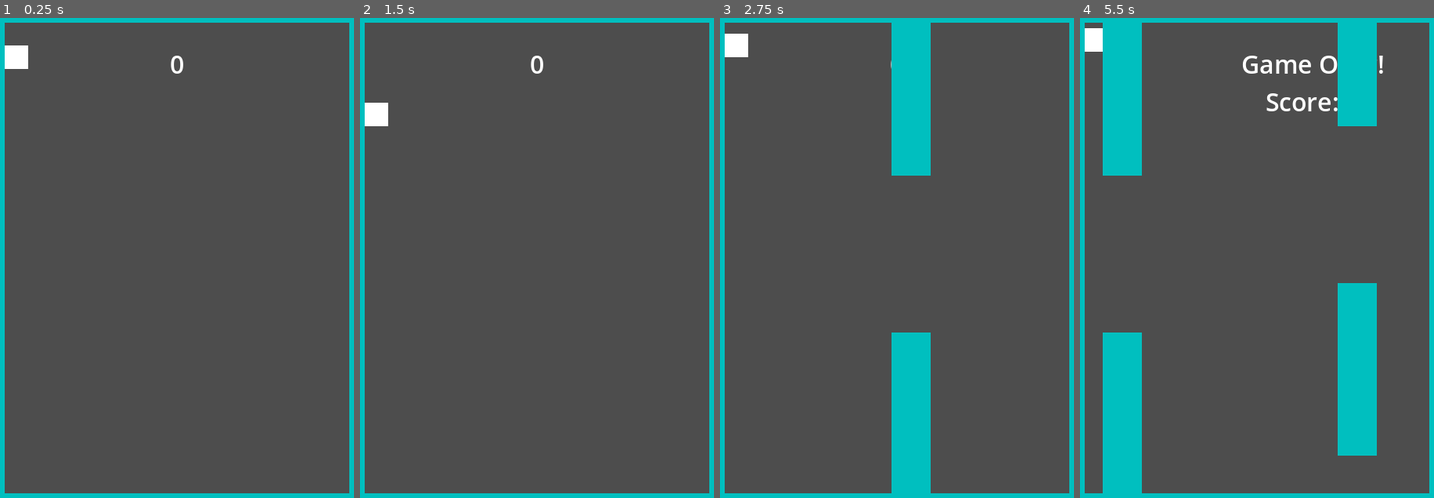
Above: before the commit, frames 1-4 (left to right).
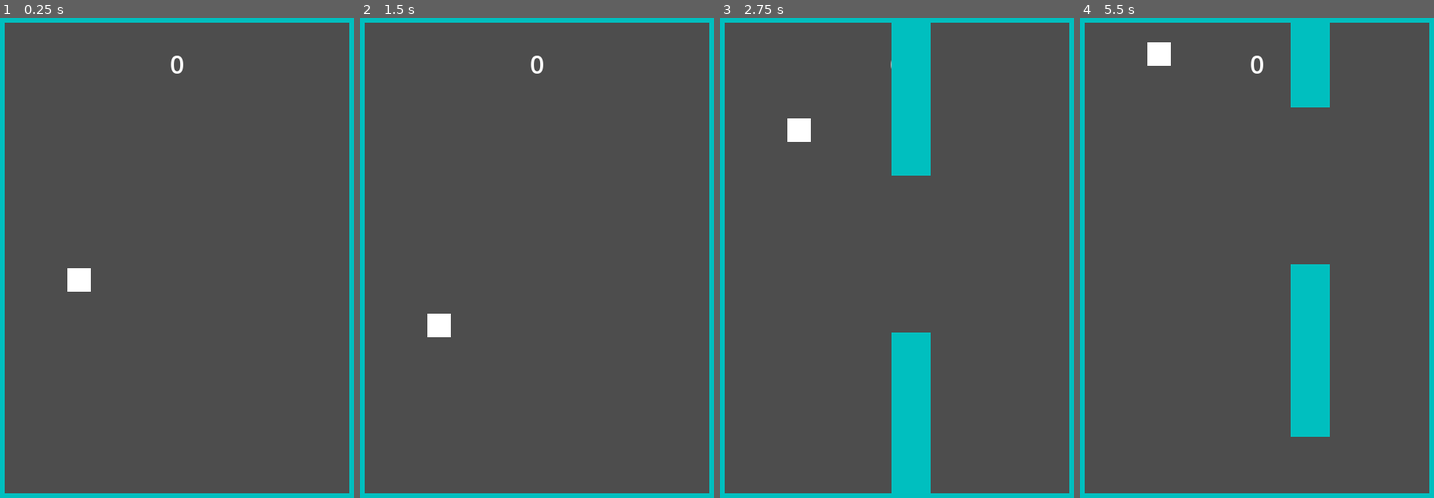
Above: after the commit, the same moments.

Repository: laufferw/Godot-Flappy-Square
Game: Godot game, scene res://main.tscn
Two runs of this game, one before a commit and one after it. Both use one fixed random seed, a clock stepped at 60 frames per second and the inputs below.
Inputs:
- Up to frame 1 (0.25 s): no input
- Up to frame 2 (1.5 s): hold R 0.53-1.28 s; tap Space (jump) at 0.77, 0.8, 1.07, 1.35 s
- Up to frame 3 (2.75 s): tap Space (jump) at 1.52, 1.82, 2.3 s; tap R at 1.55 s; hold R from 2.03 s (still down)
- Up to frame 4 (5.5 s): release R at 2.78 s; tap R at 2.85, 4.35 s; tap Space (jump) at 3.02, 3.32, 3.6, 3.77, 4.07, 4.52, 4.82, 5.3 s; hold R from 5.03 s (still down)

The runs differ from the first frame. In frame 1, 0.7% of the frame differs, in the area x 1-26%, y 5-58%; in frame 2, 0.7%; in frame 3, 0.7%; in frame 4, 21%, in the area x 1-86%, y 0-100%.

Commit message:
Update game mechanics and scene configurations

Diff:
--- a/main.gd
+++ b/main.gd
@@ -2,6 +2,7 @@
 
 @onready var player = $Player
 @onready var score_label = $ScoreLabel
+@onready var restart_message = $RestartMessage
 
 const GRAVITY = 1000
 const JUMP_FORCE = -400
@@ -16,7 +17,30 @@
 # Preload the pipe scene
 var pipe_scene = preload("res://pipe.tscn")
 
+func reset_game():
+	# Reset game state
+	game_over = false
+	score = 0
+	restart_message.visible = false
+	velocity = Vector2.ZERO
+
+	# Reset player position
+	player.position.x = 100  # Starting x position
+	player.position.y = 300  # Middle of screen
+
+	# Clear existing pipes
+	for pipe in pipes:
+		pipe.queue_free()
+	pipes.clear()
+
+	# Reset score display
+	score_label.text = "0"
+
 func _ready():
+	# Initialize player position
+	player.position.x = 100
+	player.position.y = 300
+
 	# Start pipe spawning
 	var timer = Timer.new()
 	timer.wait_time = SPAWN_TIME
@@ -26,6 +50,9 @@
 
 func _process(delta):
 	if game_over:
+		# Check for restart input
+		if Input.is_action_just_pressed("jump") or Input.is_key_pressed(KEY_R):
+			reset_game()
 		return
 
 	# Apply gravity
@@ -49,6 +76,7 @@
 		if top_area.overlaps_body(player) or bottom_area.overlaps_body(player):
 			game_over = true
 			score_label.text = "Game Over!\nScore: " + str(score)
+			restart_message.visible = true
 
 		# Remove pipes that are off screen
 		if pipe.position.x < -50:
--- a/main.tscn
+++ b/main.tscn
@@ -49,3 +49,13 @@
 theme_override_font_sizes/font_size = 32
 text = "0"
 horizontal_alignment = 1
+
+[node name="RestartMessage" type="Label" parent="."]
+visible = false
+offset_left = 90.0
+offset_top = 200.0
+offset_right = 390.0
+offset_bottom = 250.0
+theme_override_font_sizes/font_size = 24
+text = "Press Spacebar to Restart"
+horizontal_alignment = 1
--- a/project.godot
+++ b/project.godot
@@ -34,6 +34,6 @@
 
 [rendering]
 
-environment/defaults/default_environment="res://default_env.tres"
+;environment/defaults/default_environment="res://default_env.tres"
 quality/driver/driver_name="GLES2"
 vram_compression/import_etc=true
